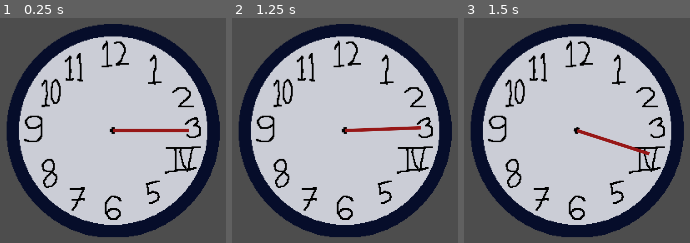
Above: before the commit, frames 1-3 (left to right).
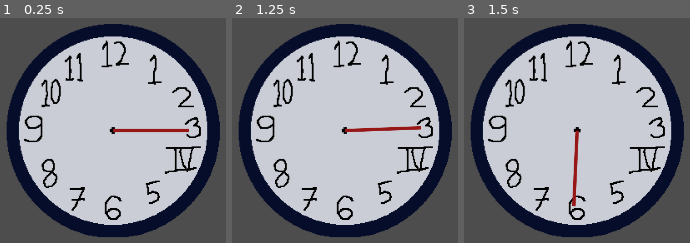
Above: after the commit, the same moments.

Repository: Aarfdark/gmtk-2026
Game: Godot game, scene res://main.tscn
The game is run twice, just before and just after one commit, with the same random seed, the same clock (stepped at 60 frames per second) and the same inputs.
Inputs (mouse positions are in pixels of both pictures, inside the frame that each line leads up to):
- Up to frame 1 (0.25 s): no input
- Up to frame 2 (1.25 s): tap Enter at 0.5 s; move the mouse to (387, 128) at 0.52 s; press the mouse at (387, 128) at 0.53 s
- Up to frame 3 (1.5 s): tap Space at 1.25 s; move the mouse to (572, 222) at 1.27 s; release the mouse at (572, 222) at 1.28 s; click (572, 222) at 1.35 s

Frames 1-2 are identical in both runs. In frame 3, 1.2% of the frame differs, in the area x 47-83%, y 48-84%.

Commit message:
giving on hand drag for now, will come back to it later

Diff:
--- a/src/clock/clock.gd
+++ b/src/clock/clock.gd
@@ -8,7 +8,7 @@
 var clicking_on_hand := false
 var progress: float = 0.0
 var rot_speed: float = PI/45
-var hand_length: int = 182
+var angle_threshold = PI/60
 
 signal revolution_completed
 
@@ -17,16 +17,18 @@
 	if !clicking_on_hand:
 		return
 
-	#hand.look_at(get_global_mouse_position())
-	var hand_to_mouse_vec := get_global_mouse_position() - position
-	var hand_to_mouse_dir := atan2(hand_to_mouse_vec.y, hand_to_mouse_vec.x)
-	var angle_threshold = PI/72
-	if hand.rotation > hand_to_mouse_dir + angle_threshold:
-		hand.rotate(-rot_speed)
-	elif hand.rotation < hand_to_mouse_dir - angle_threshold:
-		hand.rotate(rot_speed)
-	else:
-		hand.look_at(get_global_mouse_position())
+	hand.look_at(get_global_mouse_position())
+	#var hand_to_mouse_vec := get_global_mouse_position() - position
+	#var hand_to_mouse_dir := atan2(hand_to_mouse_vec.y, hand_to_mouse_vec.x)
+	#
+	#if hand.rotation + hand_to_mouse_dir < angle_threshold:
+		#hand.look_at(get_global_mouse_position())
+	#if hand.rotation > hand_to_mouse_dir + angle_threshold:
+		#hand.rotate(-rot_speed)
+	#elif hand.rotation < hand_to_mouse_dir - angle_threshold:
+		#hand.rotate(rot_speed)
+	#else:
+		#hand.look_at(get_global_mouse_position())
 
 	progress += hand.rotation - last_rotation
 	last_rotation = hand.rotation
@@ -38,10 +40,10 @@
 		progress -= TAU
 
 	############# DEBUG #############
-	if debug == (1)*60:
-		debug = 0
-		print("hand_rotation: %f | hand_to_mouse_dir: %f" % [hand.rotation, hand_to_mouse_dir])
-	debug += 1
+	#if debug == (1)*60:
+		#debug = 0
+		#print("hand_rotation: %f | hand_to_mouse_dir: %f" % [hand.rotation, hand_to_mouse_dir])
+	#debug += 1
 	############# DEBUG #############
 
 func _input(event: InputEvent) -> void:
Not shown, changed: assets/second_hand.pxo
Not shown, added: src/clock/clock.tscn4425994288.tmp
